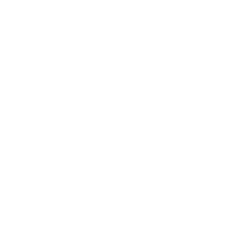
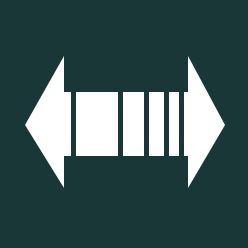
The second 248 x 248 image is a revision of the first. Changes to its layers:
added layer "Distance" above "Background" over [left=25, top=56, right=225, bottom=188]
hid "Background" over [left=24, top=24, right=223, bottom=223]
added layer "Base #2" over [left=0, top=0, right=248, bottom=248]
